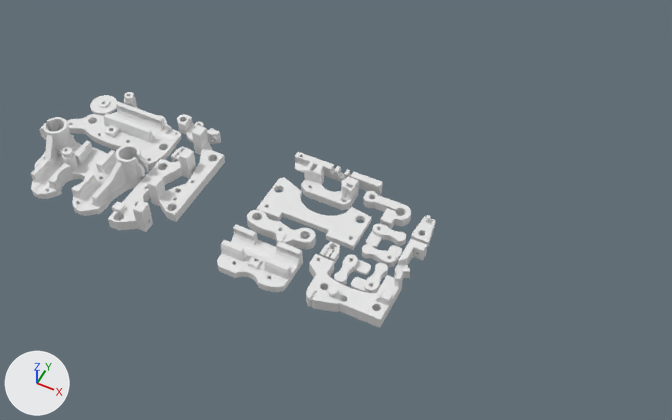
Renders of the Blender file blender/smartrap_8mm_plates.blend from each side of a commit.
One viewpoint serves both versions: a 50 mm lens placed at (283.0, -552.0, 530.0), pointed at (56.0, -98.0, -38.0). The axes (+X, +Y, +Z) are drawn at lower left. The lights are the same throughout.

Script lines for the objects in view, before the commit:
```python
me_endxhuxley = bpy.data.meshes.new('Endxhuxley')
me_endxhuxley.from_pydata(...)  # 1403 vertices, 2822 faces; spans x -37.1..32.8, y -7.1..12.8, z -27.5..17.5
me_glass_lock_left = bpy.data.meshes.new('Glass Lock Left')
me_glass_lock_left.from_pydata(...)  # 262 vertices, 524 faces; spans x -7.6..12.9, y -9.9..18.1, z -3.2..2.7
me_glass_lock_right = bpy.data.meshes.new('Glass Lock Right')
me_glass_lock_right.from_pydata(...)  # 262 vertices, 524 faces; spans x -12.9..7.6, y -9.9..18.1, z -3.2..2.7
me_huxsupport = bpy.data.meshes.new('Huxsupport')
me_huxsupport.from_pydata(...)  # 392 vertices, 784 faces; spans x -28.7..49.5, y -6.6..5.1, z -3.1..6.9
me_plate_base = bpy.data.meshes.new('Plate Base')
me_plate_base.from_pydata(...)  # 2456 vertices, 4948 faces; spans x -53.7..45.6, y -27.7..27.6, z -5.2..18.6
ob_endxhuxley = bpy.data.objects.new('Endxhuxley', me_endxhuxley)
ob_endxhuxley.location = (105.6, -179.2, -25.5)
ob_endxhuxley.rotation_euler = (1.571, 0.0, 0.0)  # degrees (90, 0, 0)
ob_glass_lock_left = bpy.data.objects.new('Glass Lock Left', me_glass_lock_left)
ob_glass_lock_left.location = (115.1, -157.4, -29.9)
ob_glass_lock_left.rotation_euler = (-3.142, 0.0, -3.142)  # degrees (-180, 0, -180)
ob_glass_lock_right = bpy.data.objects.new('Glass Lock Right', me_glass_lock_right)
ob_glass_lock_right.location = (114.2, -129.6, -29.9)
ob_glass_lock_right.rotation_euler = (-3.142, 0.0, -1.571)  # degrees (-180, 0, -90)
ob_huxsupport = bpy.data.objects.new('Huxsupport', me_huxsupport)
ob_huxsupport.location = (33.7, -70.1, -26.0)
ob_huxsupport.rotation_euler = (1.571, 0.0, 0.0)  # degrees (90, 0, 0)
ob_plate_base = bpy.data.objects.new('Plate Base', me_plate_base)
ob_plate_base.location = (-142.4, -104.1, -27.4)
# also in view: 'plateY' at (31.0, -180.0, -24.0); 'Antiwobble Top' at (96.0, -89.0, -29.0); 'Endx Back' at (31.0, -147.0, -28.0); 'Directdrive Body Hux.001' at (45.0, -89.0, -23.0); 'Endyfront' at (-81.0, -157.0, -21.0)
```
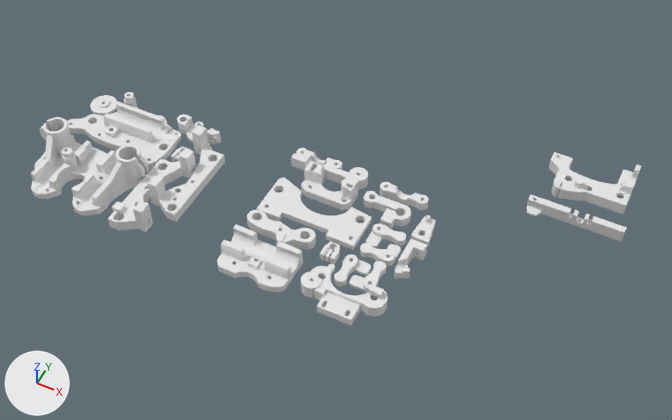
Boxes (x1, y1, x2, y2) around the edits, measured in the pictures (672 x 420 px):
'Endxhuxley', moved: before (306, 254, 403, 328); after (549, 152, 641, 214)
'Output (41) (Repaired)', added: after (301, 264, 388, 326)
'Huxsupport', moved: before (295, 152, 383, 196); after (526, 195, 627, 241)
'Output (41) (Repaired).001', added: after (291, 148, 368, 189)
'Glass Lock Left', moved: before (351, 263, 388, 293); after (349, 261, 386, 292)
'Glass Lock Right', moved: before (362, 244, 402, 267); after (360, 243, 401, 266)
'Output (41) (Repaired).002', added: after (380, 182, 428, 210)

Patch to the scene script:
```diff
--- a/blender/smartrap_8mm_plates.blend.py
+++ b/blender/smartrap_8mm_plates.blend.py
@@ me_output__41___repaired @@
+me_output__41___repaired.from_pydata(...)  # 871 vertices, 1758 faces; spans x -38.2..27.9, y -9.7..5.3, z -23.8..18.7
@@ me_output__41___repaired__001 @@
+me_output__41___repaired__001.from_pydata(...)  # 460 vertices, 928 faces; spans x -32.9..34.1, y -4.6..5.4, z -9.3..6.7
@@ me_output__41___repaired__002 @@
+me_output__41___repaired__002.from_pydata(...)  # 332 vertices, 668 faces; spans x -21.0..21.0, y -4.6..3.4, z -5.0..5.0
@@ ob_huxsupport @@
 ob_huxsupport = bpy.data.objects.new('Huxsupport', me_huxsupport)
-ob_huxsupport.location = (33.7, -70.1, -26.0)
+ob_huxsupport.location = (224.1, -29.7, -26.0)
 ob_huxsupport.rotation_euler = (1.571, 0.0, 0.0)  # degrees (90, 0, 0)
@@ ob_endxhuxley @@
 ob_endxhuxley = bpy.data.objects.new('Endxhuxley', me_endxhuxley)
-ob_endxhuxley.location = (105.6, -179.2, -25.5)
+ob_endxhuxley.location = (234.5, 8.7, -25.5)
 ob_endxhuxley.rotation_euler = (1.571, 0.0, 0.0)  # degrees (90, 0, 0)
@@ ob_glass_lock_left @@
 ob_glass_lock_left = bpy.data.objects.new('Glass Lock Left', me_glass_lock_left)
-ob_glass_lock_left.location = (115.1, -157.4, -29.9)
+ob_glass_lock_left.location = (113.3, -156.2, -29.9)
 ob_glass_lock_left.rotation_euler = (-3.142, 0.0, -3.142)  # degrees (-180, 0, -180)
@@ ob_glass_lock_right @@
 ob_glass_lock_right = bpy.data.objects.new('Glass Lock Right', me_glass_lock_right)
-ob_glass_lock_right.location = (114.2, -129.6, -29.9)
+ob_glass_lock_right.location = (112.6, -129.0, -29.9)
 ob_glass_lock_right.rotation_euler = (-3.142, 0.0, -1.571)  # degrees (-180, 0, -90)
@@ ob_output__41___repaired @@
+ob_output__41___repaired = bpy.data.objects.new('Output (41) (Repaired)', me_output__41___repaired)
+ob_output__41___repaired.location = (97.5, -179.7, -27.3)
+ob_output__41___repaired.rotation_euler = (-1.571, 0.0, -3.142)  # degrees (-90, 0, -180)
@@ ob_output__41___repaired__001 @@
+ob_output__41___repaired__001 = bpy.data.objects.new('Output (41) (Repaired).001', me_output__41___repaired__001)
+ob_output__41___repaired__001.location = (35.0, -65.0, -27.2)
+ob_output__41___repaired__001.rotation_euler = (-1.571, 0.0, 0.0)  # degrees (-90, 0, 0)
@@ ob_output__41___repaired__002 @@
+ob_output__41___repaired__002 = bpy.data.objects.new('Output (41) (Repaired).002', me_output__41___repaired__002)
+ob_output__41___repaired__002.location = (102.5, -66.9, -28.0)
+ob_output__41___repaired__002.rotation_euler = (1.571, 0.0, 0.0)  # degrees (90, 0, 0)
```
